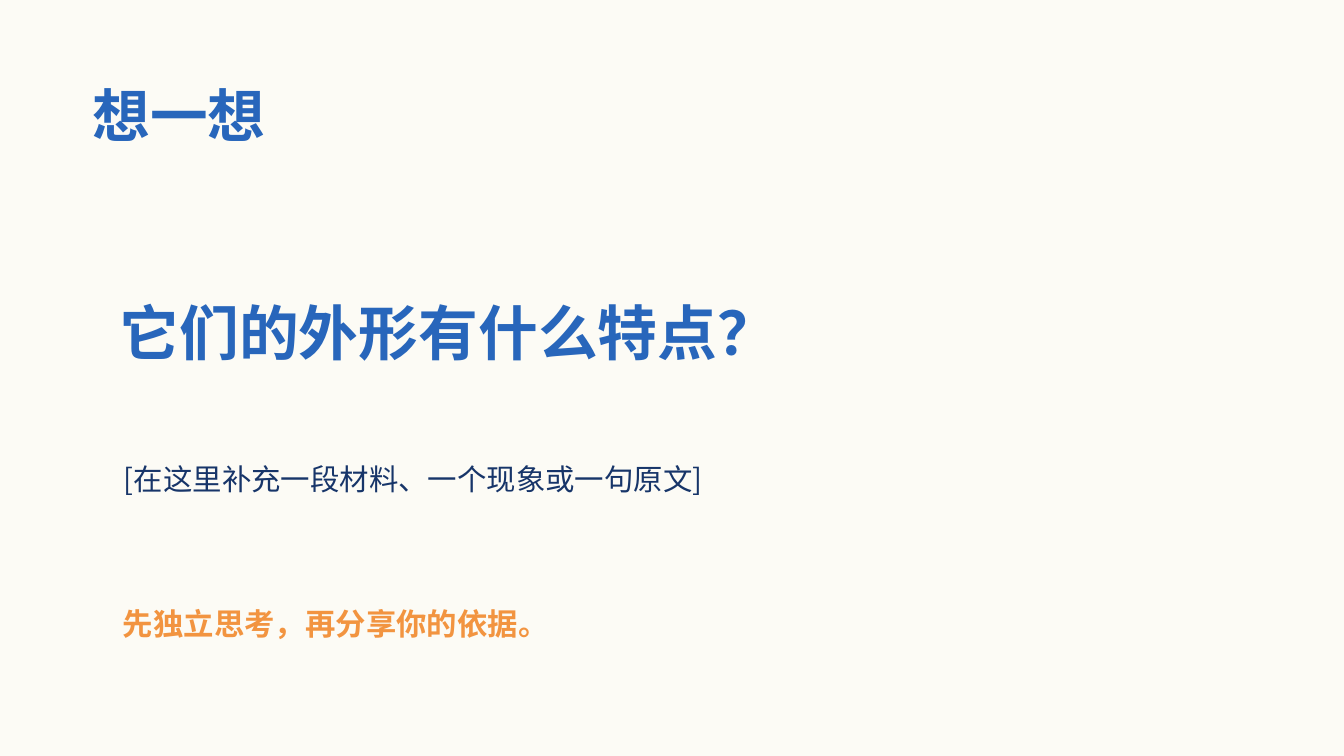
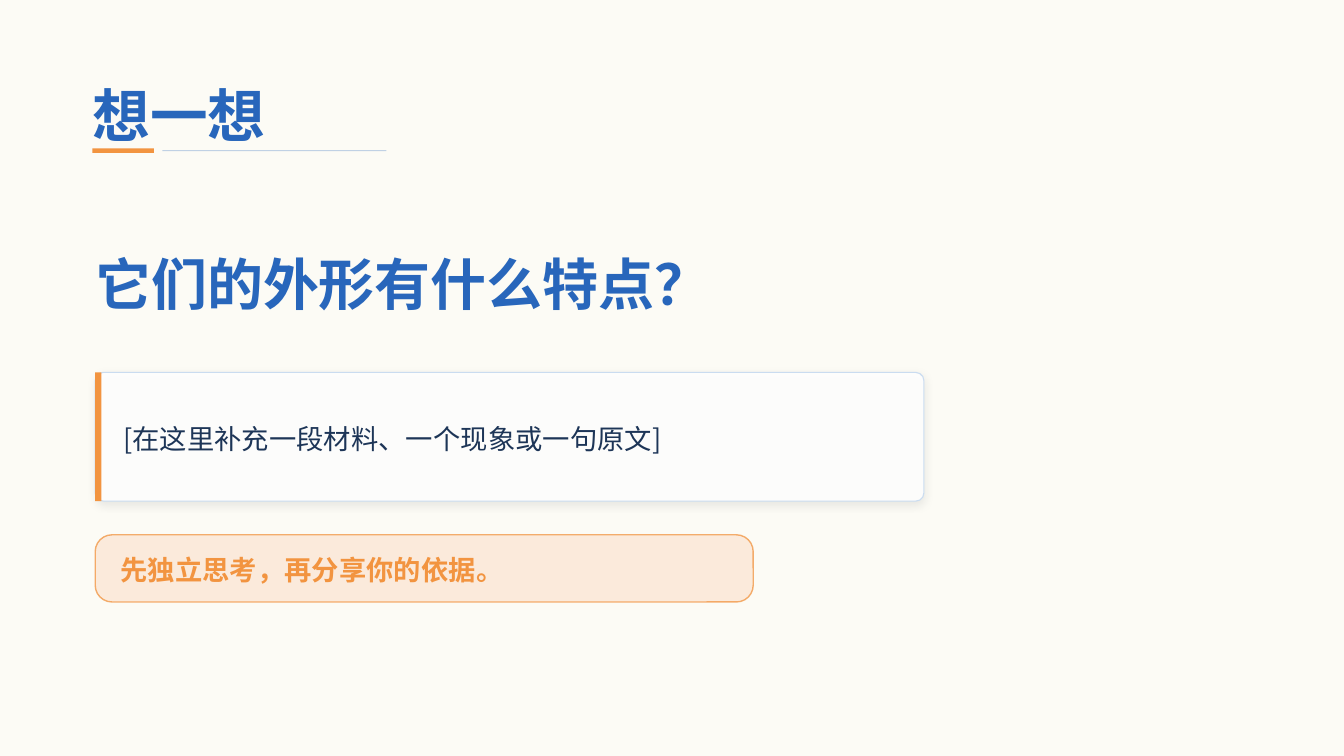
Before and after one commit to Daylily-Huang/Work-skills, a slide deck: slide 3 of skills/teacher-ppt/assets/templates/T16_立体几何课堂.pptx. Drawn at 1344x756 pixels with LibreOffice and Linux fonts; fonts in the diff are those of the drawing; background and template pictures are left out. Boxes give left, top, right and bottom in pixels: in the first picture for what was removed or moved away, otherwise in the second. Text is boxed around its words. In the diff, an @@ line names an element or a change of style, - is before the commit and + after.

```diff
--- a/skills/teacher-ppt/assets/templates/T16_立体几何课堂.pptx
+++ b/skills/teacher-ppt/assets/templates/T16_立体几何课堂.pptx
@@ rectangle added at (93,148,154,152), fill #F29440 @@
@@ rectangle added at (162,150,386,151), fill #2866BB at 28% opacity @@
@@ text "它们的外形有什么特点？": place and size @@
-text "它们的外形有什么特点？" at (120,304,777,361)
+text "它们的外形有什么特点？" at (95,257,710,310)
@@ text "它们的外形有什么特点？" at (95,257,710,310): size 42.8 to 40 pt @@
@@ rounded rectangle added at (95,372,924,501), fill #FFFFFF at 88% opacity, outline #CADCF0 0.8 pt @@
@@ rectangle added at (95,372,101,501), fill #F29440 @@
@@ text "[在这里补充一段材料、一个现象或一句原文]": place and size @@
-text "[在这里补充一段材料、一个现象或一句原文]" at (124,465,702,495)
+text "[在这里补充一段材料、一个现象或一句原文]" at (123,426,662,454)
@@ text "[在这里补充一段材料、一个现象或一句原文]" at (123,426,662,454): size 21 to 19.5 pt, text colour #173569 to #1D3557 @@
@@ rounded rectangle added at (95,535,753,603), fill #FFFFFF at 90% opacity, outline #F29440 1 pt @@
@@ rounded rectangle added at (95,535,753,603), fill #F29440 at 18% opacity @@
@@ text "先独立思考，再分享你的依据。": place and size @@
-text "先独立思考，再分享你的依据。" at (123,609,549,639)
+text "先独立思考，再分享你的依据。" at (120,556,503,584)
@@ text "先独立思考，再分享你的依据。" at (120,556,503,584): size 21.8 to 19.5 pt @@
```
Also in this commit, not shown: 4 other slides changed, 23 other files.
